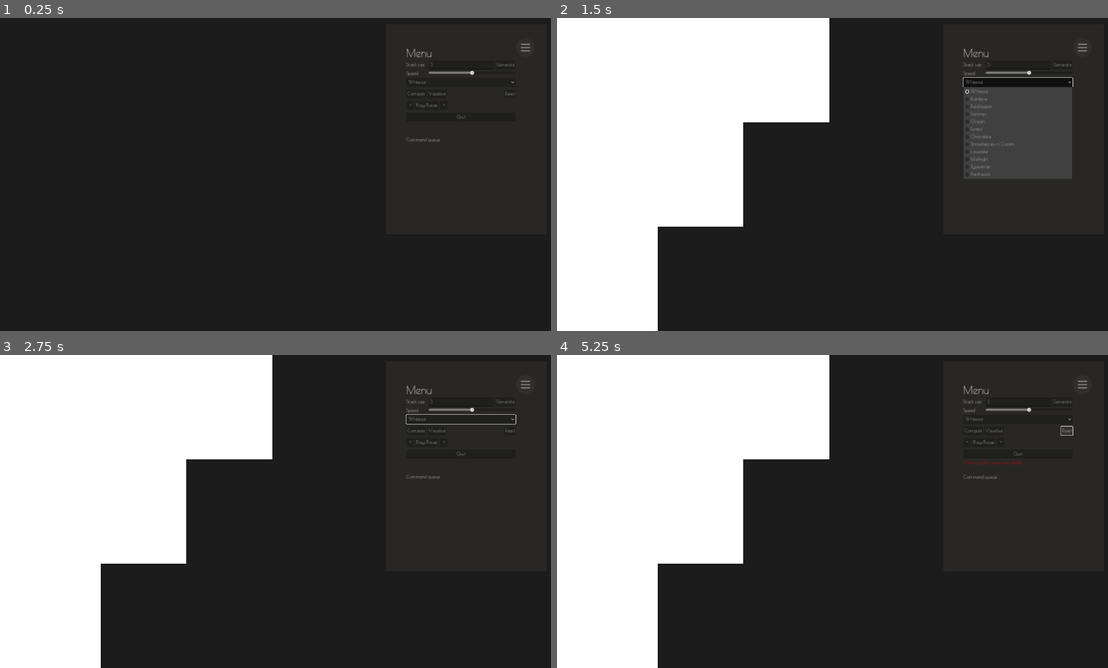
Above: before the commit, frames 1-4 (two rows, left to right).
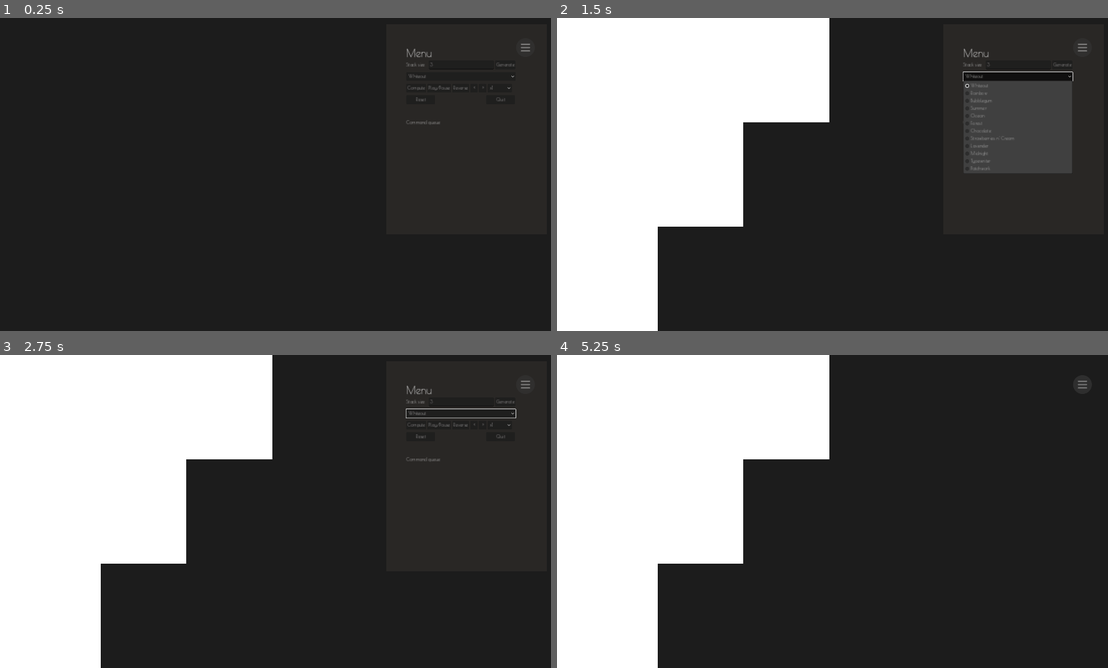
Above: after the commit, the same moments.

Repository: Niimphu/psv_src
Game: Godot game, scene res://Main.tscn
Two runs of this game, one before a commit and one after it. Both use one fixed random seed, a clock stepped at 60 frames per second and the inputs below.
Inputs (mouse positions are in pixels of both pictures, inside the frame that each line leads up to):
- Up to frame 1 (0.25 s): no input
- Up to frame 2 (1.5 s): click "Generate" at 0.5 s; click "Whiteout" at 1.25 s
- Up to frame 3 (2.75 s): click "Compute" at 2 s
- Up to frame 4 (5.25 s): click (992, 430) at 2.75 s, where only the run before the commit has a clickable "Visualise"; click (997, 423) at 3.5 s, where only the run after the commit has a clickable "Play/Pause"; click (1080, 383) at 4.25 s; click (1069, 430) at 5 s, where only the run before the commit has a clickable "Reset"

The runs differ from the first frame. In frame 1, 0.3% of the frame differs, in the area x 73-94%, y 16-40%; in frame 2, 1.2%, in the area x 73-94%, y 16-52%; in frame 3, 0.5%; in frame 4, 0.5%.

Commit message:
bug fix spree

Diff:
--- a/PushSwapVisualiser/Main.gd
+++ b/PushSwapVisualiser/Main.gd
@@ -8,7 +8,6 @@
 @onready var bars_b = get_node("BarsB")
 @onready var window_size = get_window().get_size_with_decorations()
 @onready var bar_height = window_size.y / stack_size
-@onready var speed_timer = $Speed
 
 var stack_size = 3
 var values = [42, -1, 69]
@@ -18,16 +17,28 @@
 var max_bar_length
 var bar_scene = load("res://Bar.tscn")
 var commands = []
-var speed = 1.0
 var reversing: bool = false
-var is_visualising: bool = false
+var is_loop_stopped: bool = true
 var cmd_index = 0
-var steps_per_second_input = 1
 var colour_index = 0
+var time_step = 1000
+var time_left = time_step
 
 
 func _ready():
 	fit_window_to_screen()
+	menu_button.modulate.a = 0.4
+
+
+func _physics_process(_delta):
+	if is_loop_stopped:
+		return
+	if time_left > 0:
+		time_left -= 10
+	else:
+		step(reversing)
+		time_left = time_step
+
 
 func fit_window_to_screen():
 	var screen_size = DisplayServer.screen_get_size()
@@ -35,7 +46,6 @@
 	if window_size.x > screen_size.x or window_size.y > screen_size.y:
 		get_window().set_size(screen_size)
 
-	menu_button.modulate.a = 0.4
 
 
 func generate_values():
@@ -109,10 +119,9 @@
 		return
 
 	OS.execute(push_swap, args)
-#	await get_tree().create_timer(stack_size * 0.0001).timeout
 	ps_out = FileAccess.open("ps_out", FileAccess.READ)
 	if !ps_out:
-		display.update_display("Failed to open: ps_out")
+		display.update_display("Error")
 		return
 	else:
 		var count = cmd_count(ps_out)
@@ -145,20 +154,10 @@
 		command = file.get_line()
 
 
-func _on_Visualise_pressed():
-	menu_button.button_pressed = false
-	is_visualising = true
-	visualise(is_visualising)
-
-
-func visualise(visualising):
-	if not visualising:
-		speed_timer.stop()
-	else:
-		speed_timer.start()
-
-
 func _on_generate_pressed():
+	stack_a.clear()
+	stack_b.clear()
+	values.clear()
 	for n in bars_a.get_children():
 		bars_a.remove_child(n)
 		n.queue_free()
@@ -211,35 +210,47 @@
 
 
 func _on_play_pause_pressed():
-	is_visualising = true if is_visualising == false else false
-	visualise(is_visualising)
+	if is_loop_stopped:
+		is_loop_stopped = false
+		_on_menu_button_toggled(false)
+	else:
+		is_loop_stopped = true
 
 
 func _on_reset_pressed():
 	cmd_index = 0
-	is_visualising = false
-	visualise(is_visualising)
-	stack_a = []
-	stack_b = []
+	is_loop_stopped = true
 	_on_generate_pressed()
 	_on_Compute_pressed()
 
 
-func _on_speed_timeout():
-	if commands.size() == 0:
-		speed_timer.stop()
-		is_visualising == false
-		return
-	step(reversing)
-
 
 func step(is_reverse):
-	var command = commands[cmd_index]
-
-	if (cmd_index == 0 and is_reverse) or (cmd_index == commands.size() - 1 and not is_reverse):
-		speed_timer.stop()
-		is_visualising = false
-
+	if cmd_index >= commands.size() and not is_reverse:
+		cmd_index = commands.size() - 1
+		is_loop_stopped = true
+		return
+	if cmd_index <= 0 and is_reverse:
+		cmd_index = 0
+		is_loop_stopped = true
+		return
+
+
+	var command = ""
+	if not is_reverse:
+		command = commands[cmd_index]
+		cmd_index += 1
+		cmd_state_machine(command, is_reverse)
+	else:
+		cmd_index -= 1
+		command = commands[cmd_index]
+		cmd_state_machine(command, is_reverse)
+
+	update_bars_position()
+	update_commands()
+
+
+func cmd_state_machine(command, is_reverse):
 	match command:
 		"sa":
 			swap_a()
@@ -295,15 +306,6 @@
 		_:
 			display.update_display("Invalid command: ", command)
 
-	update_bars_position()
-	if not is_reverse and is_visualising:
-		cmd_index += 1
-	update_commands()
-	if is_reverse and is_visualising:
-		cmd_index -= 1
-
-
-
 func update_commands():
 	var queue = get_node("Control/Menu/HBoxContainer2/HBoxContainer/MenuItems/VBoxContainer/Queue")
 	var display_text = ""
@@ -415,22 +417,6 @@
 	bars_b.move_child(moved, 0)
 
 
-func _on_speed_slider_value_changed(value):
-	if abs(value) > 1.0:
-		steps_per_second_input = value
-	elif value > 0.0:
-		steps_per_second_input = 1.0
-	else:
-		steps_per_second_input = -1.0
-	speed = 1.0 / float(steps_per_second_input)
-	if speed < 0.0:
-		reversing = true
-		speed = abs(speed)
-	else:
-		reversing = false
-	speed_timer.wait_time = speed
-
-
 func _on_option_button_item_selected(index):
 	colour_index = index
 	update_colour()
@@ -504,10 +490,32 @@
 
 
 func _on_step_forward_pressed():
-	if not is_visualising:
+	if is_loop_stopped:
 		step(false)
 
 
 func _on_step_backward_pressed():
-	if not is_visualising:
+	if is_loop_stopped:
 		step(true)
+
+
+func _on_reverse_toggled(button_pressed):
+	reversing = button_pressed
+
+
+func _on_speed_item_selected(index):
+	match index:
+		0:
+			time_step = 1000
+		1:
+			time_step = 1000 / 2
+		2:
+			time_step = 1000 / 5
+		3:
+			time_step = 1000 / 10
+		4:
+			time_step = 1000 / 100
+		5:
+			time_step = 1000 / 250
+		6:
+			time_step = 1000 / 1000
--- a/PushSwapVisualiser/Main.tscn
+++ b/PushSwapVisualiser/Main.tscn
@@ -12,8 +12,6 @@
 
 [node name="Main" type="Node2D"]
 script = ExtResource("1")
-
-[node name="Speed" type="Timer" parent="."]
 
 [node name="BarsA" type="Node2D" parent="."]
 
@@ -99,14 +97,9 @@
 layout_mode = 2
 text = "Generate"
 
-[node name="Speed" type="Label" parent="Control/Menu/HBoxContainer2/HBoxContainer/MenuItems/VBoxContainer/GridContainer"]
-layout_mode = 2
-text = "Speed "
-
-[node name="SpeedSlider" type="HSlider" parent="Control/Menu/HBoxContainer2/HBoxContainer/MenuItems/VBoxContainer/GridContainer"]
-layout_mode = 2
-min_value = -50.0
-max_value = 50.0
+[node name="HSeparator6" type="HSeparator" parent="Control/Menu/HBoxContainer2/HBoxContainer/MenuItems/VBoxContainer"]
+layout_mode = 2
+theme_override_constants/separation = 2
 
 [node name="OptionButton" type="OptionButton" parent="Control/Menu/HBoxContainer2/HBoxContainer/MenuItems/VBoxContainer"]
 layout_mode = 2
@@ -148,42 +141,61 @@
 layout_mode = 2
 text = "Compute"
 
-[node name="Visualise" type="Button" parent="Control/Menu/HBoxContainer2/HBoxContainer/MenuItems/VBoxContainer/HBoxContainer"]
-layout_mode = 2
-text = "Visualise"
-
-[node name="VSeparator" type="VSeparator" parent="Control/Menu/HBoxContainer2/HBoxContainer/MenuItems/VBoxContainer/HBoxContainer"]
-layout_mode = 2
-theme_override_constants/separation = 190
-
-[node name="Reset" type="Button" parent="Control/Menu/HBoxContainer2/HBoxContainer/MenuItems/VBoxContainer/HBoxContainer"]
+[node name="PlayPause" type="Button" parent="Control/Menu/HBoxContainer2/HBoxContainer/MenuItems/VBoxContainer/HBoxContainer"]
+layout_mode = 2
+text = "Play/Pause"
+
+[node name="Reverse" type="Button" parent="Control/Menu/HBoxContainer2/HBoxContainer/MenuItems/VBoxContainer/HBoxContainer"]
+layout_mode = 2
+toggle_mode = true
+text = "Reverse"
+
+[node name="StepBackward" type="Button" parent="Control/Menu/HBoxContainer2/HBoxContainer/MenuItems/VBoxContainer/HBoxContainer"]
+layout_mode = 2
+text = " < "
+
+[node name="StepForward" type="Button" parent="Control/Menu/HBoxContainer2/HBoxContainer/MenuItems/VBoxContainer/HBoxContainer"]
+layout_mode = 2
+text = " > "
+
+[node name="Speed" type="OptionButton" parent="Control/Menu/HBoxContainer2/HBoxContainer/MenuItems/VBoxContainer/HBoxContainer"]
+layout_mode = 2
+item_count = 7
+selected = 0
+popup/item_0/text = "x1"
+popup/item_0/id = 1
+popup/item_1/text = "x2"
+popup/item_1/id = 2
+popup/item_2/text = "x5"
+popup/item_2/id = 3
+popup/item_3/text = "x10"
+popup/item_3/id = 3
+popup/item_4/text = "x100"
+popup/item_4/id = 4
+popup/item_5/text = "x250"
+popup/item_5/id = 5
+popup/item_6/text = "x1000"
+popup/item_6/id = 6
+
+[node name="HSeparator2" type="HSeparator" parent="Control/Menu/HBoxContainer2/HBoxContainer/MenuItems/VBoxContainer"]
+layout_mode = 2
+theme_override_constants/separation = 2
+
+[node name="HSeparator5" type="HBoxContainer" parent="Control/Menu/HBoxContainer2/HBoxContainer/MenuItems/VBoxContainer"]
+layout_mode = 2
+theme_override_constants/separation = 2
+
+[node name="Reset" type="Button" parent="Control/Menu/HBoxContainer2/HBoxContainer/MenuItems/VBoxContainer/HSeparator5"]
+custom_minimum_size = Vector2(100, 0)
 layout_mode = 2
 text = "Reset"
 
-[node name="HSeparator5" type="HSeparator" parent="Control/Menu/HBoxContainer2/HBoxContainer/MenuItems/VBoxContainer"]
-layout_mode = 2
-theme_override_constants/separation = 2
-
-[node name="HBoxContainer2" type="HBoxContainer" parent="Control/Menu/HBoxContainer2/HBoxContainer/MenuItems/VBoxContainer"]
-layout_mode = 2
-
-[node name="StepBackward" type="Button" parent="Control/Menu/HBoxContainer2/HBoxContainer/MenuItems/VBoxContainer/HBoxContainer2"]
-layout_mode = 2
-text = " < "
-
-[node name="PlayPause" type="Button" parent="Control/Menu/HBoxContainer2/HBoxContainer/MenuItems/VBoxContainer/HBoxContainer2"]
-layout_mode = 2
-text = "Play/Pause"
-
-[node name="StepForward" type="Button" parent="Control/Menu/HBoxContainer2/HBoxContainer/MenuItems/VBoxContainer/HBoxContainer2"]
-layout_mode = 2
-text = " > "
-
-[node name="HSeparator2" type="HSeparator" parent="Control/Menu/HBoxContainer2/HBoxContainer/MenuItems/VBoxContainer"]
-layout_mode = 2
-theme_override_constants/separation = 2
-
-[node name="Quit" type="Button" parent="Control/Menu/HBoxContainer2/HBoxContainer/MenuItems/VBoxContainer"]
+[node name="VSeparator" type="VSeparator" parent="Control/Menu/HBoxContainer2/HBoxContainer/MenuItems/VBoxContainer/HSeparator5"]
+layout_mode = 2
+theme_override_constants/separation = 172
+
+[node name="Quit" type="Button" parent="Control/Menu/HBoxContainer2/HBoxContainer/MenuItems/VBoxContainer/HSeparator5"]
+custom_minimum_size = Vector2(100, 0)
 layout_mode = 2
 text = "Quit"
 
@@ -193,8 +205,6 @@
 script = ExtResource("6_sy3gq")
 
 [node name="DisplayTimer" type="Timer" parent="Control/Menu/HBoxContainer2/HBoxContainer/MenuItems/VBoxContainer/Output"]
-wait_time = 5.0
-one_shot = true
 
 [node name="HSeparator3" type="HSeparator" parent="Control/Menu/HBoxContainer2/HBoxContainer/MenuItems/VBoxContainer"]
 layout_mode = 2
@@ -216,7 +226,7 @@
 offset_left = 472.0
 offset_top = 43.0
 offset_right = 552.0
-offset_bottom = 392.0
+offset_bottom = 136.0
 
 [node name="MenuButton" type="TextureButton" parent="Control/Menu/VBoxContainer"]
 custom_minimum_size = Vector2(80, 80)
@@ -229,16 +239,15 @@
 [node name="HSeparator" type="HSeparator" parent="Control/Menu/VBoxContainer"]
 layout_mode = 2
 
-[connection signal="timeout" from="Speed" to="." method="_on_speed_timeout"]
 [connection signal="pressed" from="Control/Menu/HBoxContainer2/HBoxContainer/MenuItems/VBoxContainer/GridContainer/HBoxContainer/Generate" to="." method="_on_generate_pressed"]
-[connection signal="value_changed" from="Control/Menu/HBoxContainer2/HBoxContainer/MenuItems/VBoxContainer/GridContainer/SpeedSlider" to="." method="_on_speed_slider_value_changed"]
 [connection signal="item_selected" from="Control/Menu/HBoxContainer2/HBoxContainer/MenuItems/VBoxContainer/OptionButton" to="." method="_on_option_button_item_selected"]
 [connection signal="pressed" from="Control/Menu/HBoxContainer2/HBoxContainer/MenuItems/VBoxContainer/HBoxContainer/Compute" to="." method="_on_Compute_pressed"]
-[connection signal="pressed" from="Control/Menu/HBoxContainer2/HBoxContainer/MenuItems/VBoxContainer/HBoxContainer/Visualise" to="." method="_on_Visualise_pressed"]
-[connection signal="pressed" from="Control/Menu/HBoxContainer2/HBoxContainer/MenuItems/VBoxContainer/HBoxContainer/Reset" to="." method="_on_reset_pressed"]
-[connection signal="pressed" from="Control/Menu/HBoxContainer2/HBoxContainer/MenuItems/VBoxContainer/HBoxContainer2/StepBackward" to="." method="_on_step_backward_pressed"]
-[connection signal="pressed" from="Control/Menu/HBoxContainer2/HBoxContainer/MenuItems/VBoxContainer/HBoxContainer2/PlayPause" to="." method="_on_play_pause_pressed"]
-[connection signal="pressed" from="Control/Menu/HBoxContainer2/HBoxContainer/MenuItems/VBoxContainer/HBoxContainer2/StepForward" to="." method="_on_step_forward_pressed"]
-[connection signal="pressed" from="Control/Menu/HBoxContainer2/HBoxContainer/MenuItems/VBoxContainer/Quit" to="." method="_on_quit_pressed"]
+[connection signal="pressed" from="Control/Menu/HBoxContainer2/HBoxContainer/MenuItems/VBoxContainer/HBoxContainer/PlayPause" to="." method="_on_play_pause_pressed"]
+[connection signal="toggled" from="Control/Menu/HBoxContainer2/HBoxContainer/MenuItems/VBoxContainer/HBoxContainer/Reverse" to="." method="_on_reverse_toggled"]
+[connection signal="pressed" from="Control/Menu/HBoxContainer2/HBoxContainer/MenuItems/VBoxContainer/HBoxContainer/StepBackward" to="." method="_on_step_backward_pressed"]
+[connection signal="pressed" from="Control/Menu/HBoxContainer2/HBoxContainer/MenuItems/VBoxContainer/HBoxContainer/StepForward" to="." method="_on_step_forward_pressed"]
+[connection signal="item_selected" from="Control/Menu/HBoxContainer2/HBoxContainer/MenuItems/VBoxContainer/HBoxContainer/Speed" to="." method="_on_speed_item_selected"]
+[connection signal="pressed" from="Control/Menu/HBoxContainer2/HBoxContainer/MenuItems/VBoxContainer/HSeparator5/Reset" to="." method="_on_reset_pressed"]
+[connection signal="pressed" from="Control/Menu/HBoxContainer2/HBoxContainer/MenuItems/VBoxContainer/HSeparator5/Quit" to="." method="_on_quit_pressed"]
 [connection signal="timeout" from="Control/Menu/HBoxContainer2/HBoxContainer/MenuItems/VBoxContainer/Output/DisplayTimer" to="Control/Menu/HBoxContainer2/HBoxContainer/MenuItems/VBoxContainer/Output" method="_on_display_timer_timeout"]
 [connection signal="toggled" from="Control/Menu/VBoxContainer/MenuButton" to="." method="_on_menu_button_toggled"]
Not shown, changed: PushSwapVisualiser/compute.sh
Not shown, removed: PushSwapVisualiser/push_swap
Not shown, changed: README.md
Not shown, changed: push_swap
